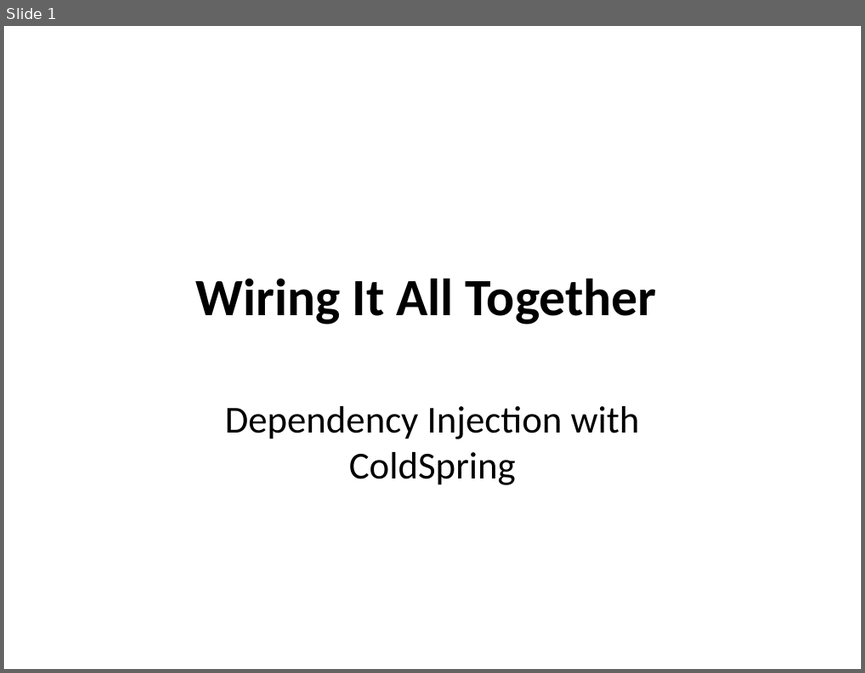
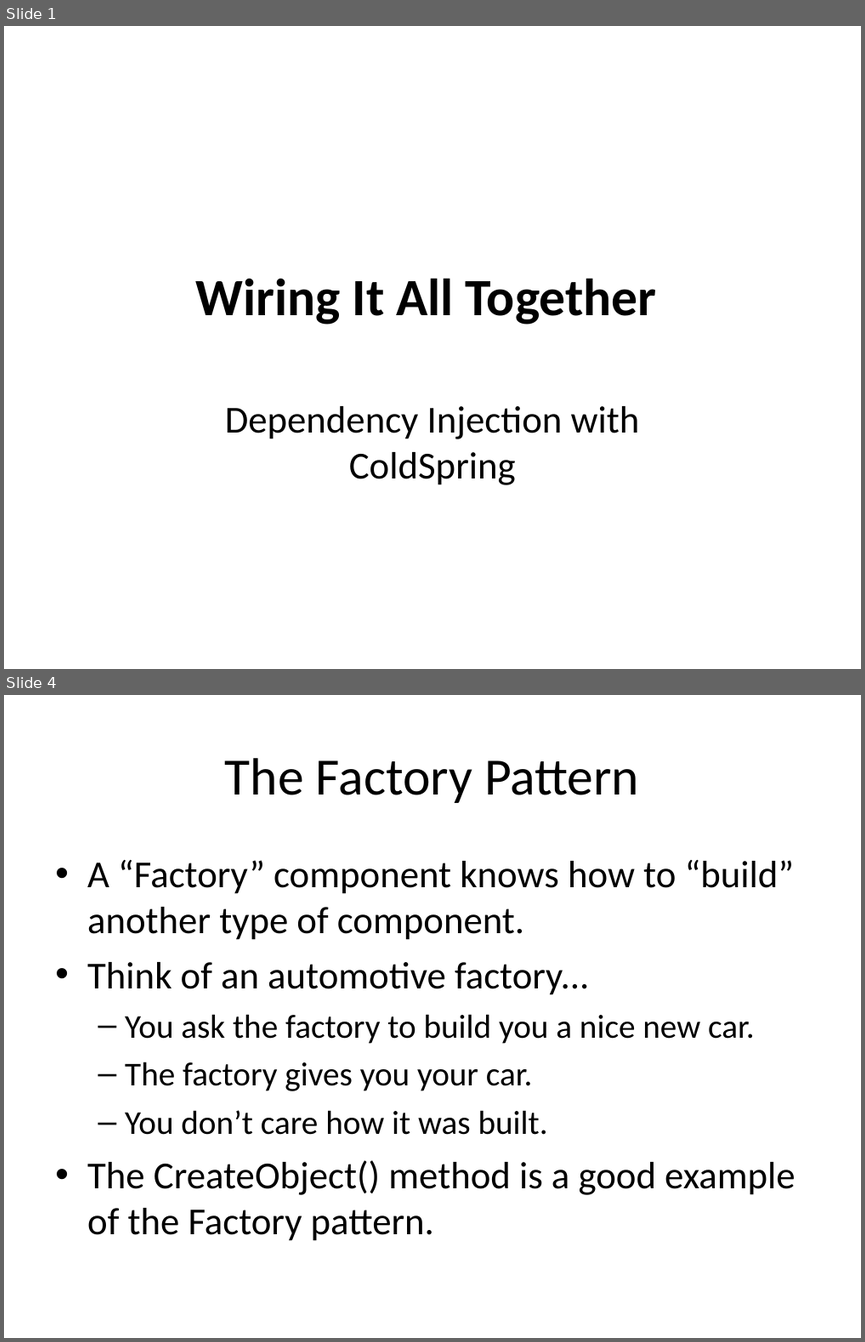
Before and after one commit to dhughes/OldPresentations, a slide deck: Trunk/Model-Glue 3 Day For Teratech/documents/Wiring It All Together.ppt. Shown one above the other, each under a label of ours: slide 1 before the commit, slides 1 and 4 after it; the slides between them are not shown. The pictures are 865x673 and 865x1342 pixels, drawn with LibreOffice and Linux fonts; fonts in the diff are those of the drawing; background and template pictures are left out. Boxes give left, top, right and bottom in pixels: in the first picture for what was removed or moved away, otherwise in the second. Text is boxed around its words. In the diff, an @@ line names an element or a change of style, - is before the commit and + after.

```diff
--- a/Trunk/Model-Glue 3 Day For Teratech/documents/Wiring It All Together.ppt
+++ b/Trunk/Model-Glue 3 Day For Teratech/documents/Wiring It All Together.ppt
@@ slide 4 added at (4,695,861,1338), background picture (left out) @@
@@ title added at (225,758,639,803), 44 pt, text #000000 @@
+The Factory Pattern
@@ text added at (87,860,795,1241), 32 pt, text #000000 @@
+• A “Factory” component knows how to “build” another type of component.
+• Think of an automotive factory...
+  – You ask the factory to build you a nice new car.
+  – The factory gives you your car.
+  – You don’t care how it was built.
+• The CreateObject() method is a good example of the Factory pattern.
```
Also in this commit, not shown: 25 other slides added, 1 slide removed, 13 other files.
